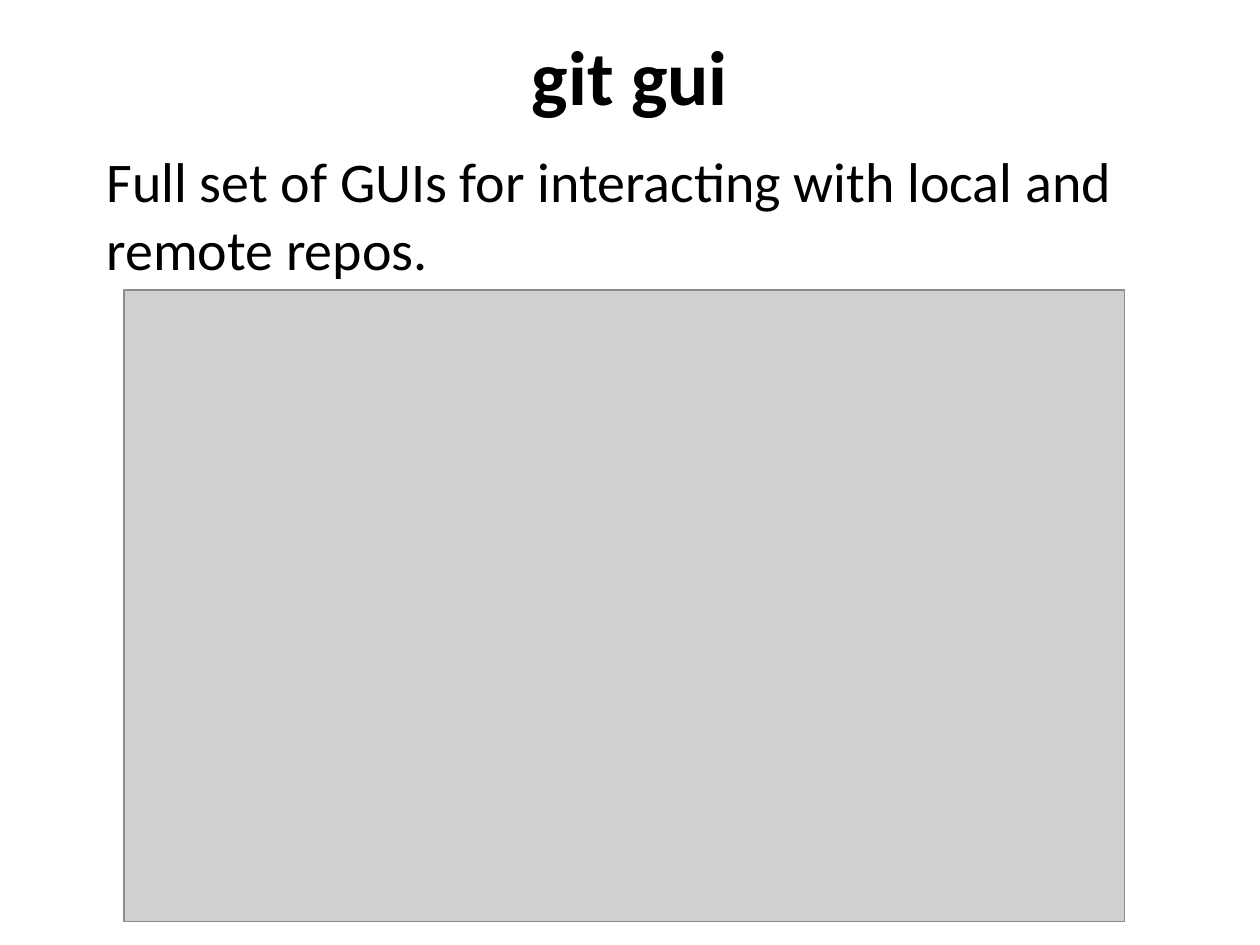
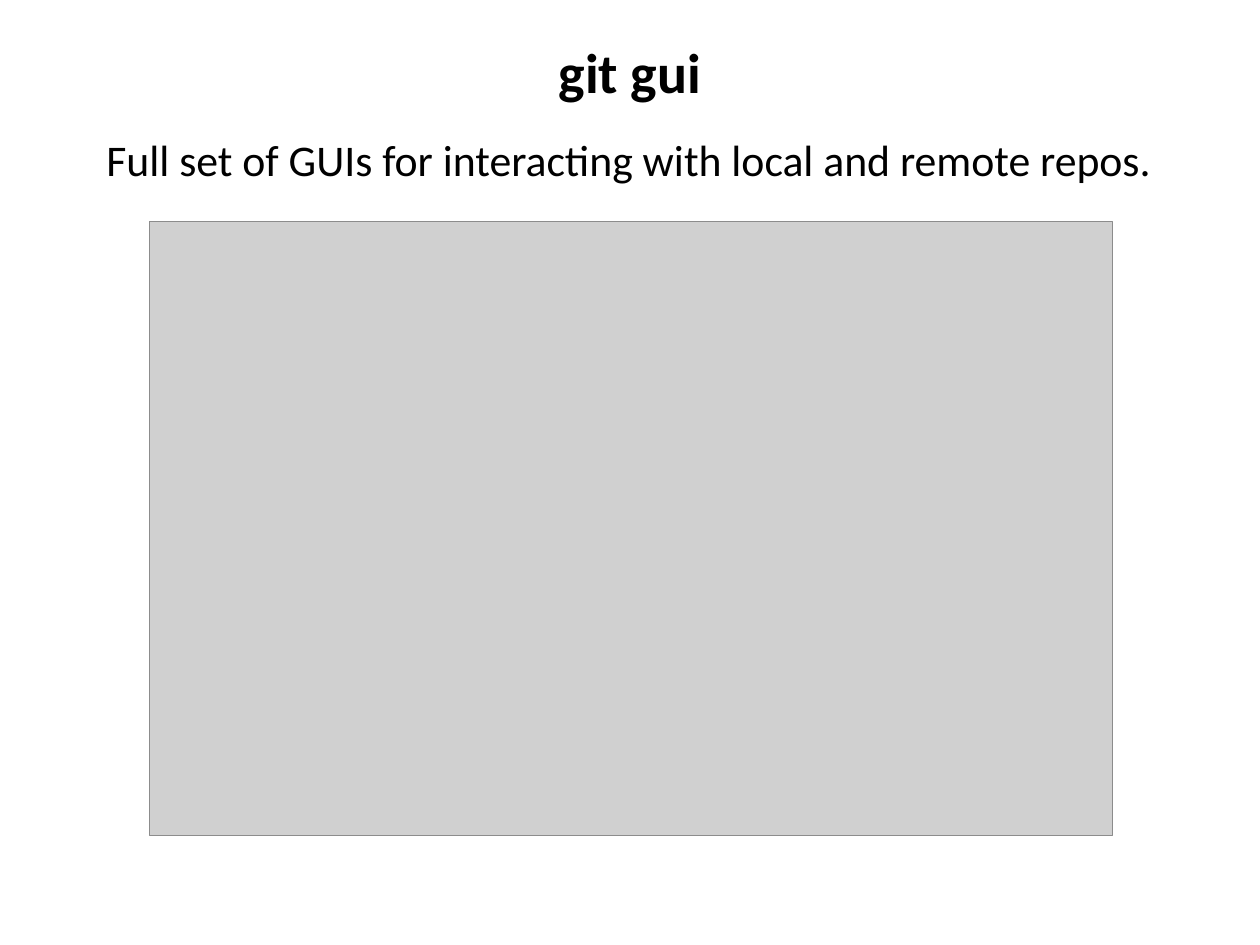
Before and after one commit to ncasuk/ncas-isc, a slide deck: slide 35 of shell/presentations/01_git2.pptx. Drawn at 1260x945 pixels with LibreOffice and Linux fonts; fonts in the diff are those of the drawing; grey boxes stand for pictures; background and template pictures are left out. Boxes give left, top, right and bottom in pixels: in the first picture for what was removed or moved away, otherwise in the second. Text is boxed around its words. In the diff, an @@ line names an element or a change of style, - is before the commit and + after.

```diff
--- a/shell/presentations/01_git2.pptx
+++ b/shell/presentations/01_git2.pptx
@@ title "git gui" at [559, 53, 701, 103]: size 44 to 32 pt; line spacing 1 to 0.9 @@
@@ text "Full set of GUIs for ...": place and size @@
-text "Full set of GUIs for ..." at [106, 163, 1111, 279]
+text "Full set of GUIs for ..." at [106, 145, 1150, 184]
@@ text "Full set of GUIs for ..." at [106, 145, 1150, 184]: size 32 to 25 pt; less space between paragraphs @@
@@ picture: place and size @@
-picture at [123, 290, 1124, 921]
+picture at [149, 222, 1111, 835]
```
Also in this commit, not shown: 39 other slides changed, 4 other files.
